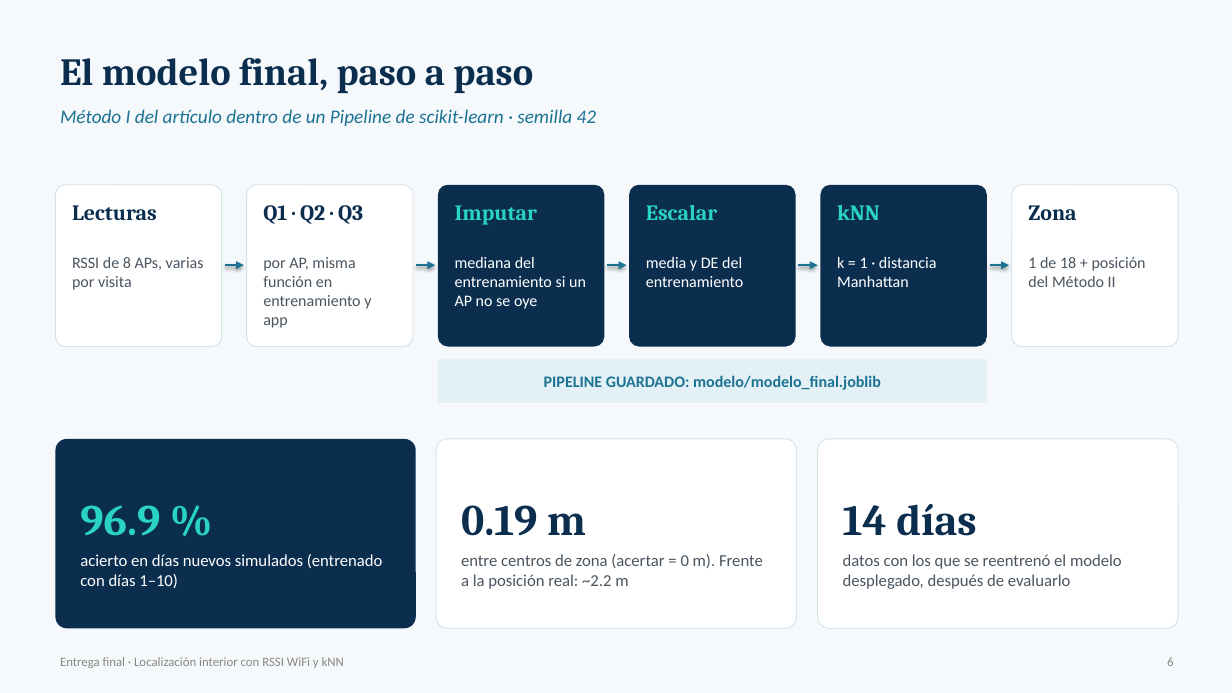
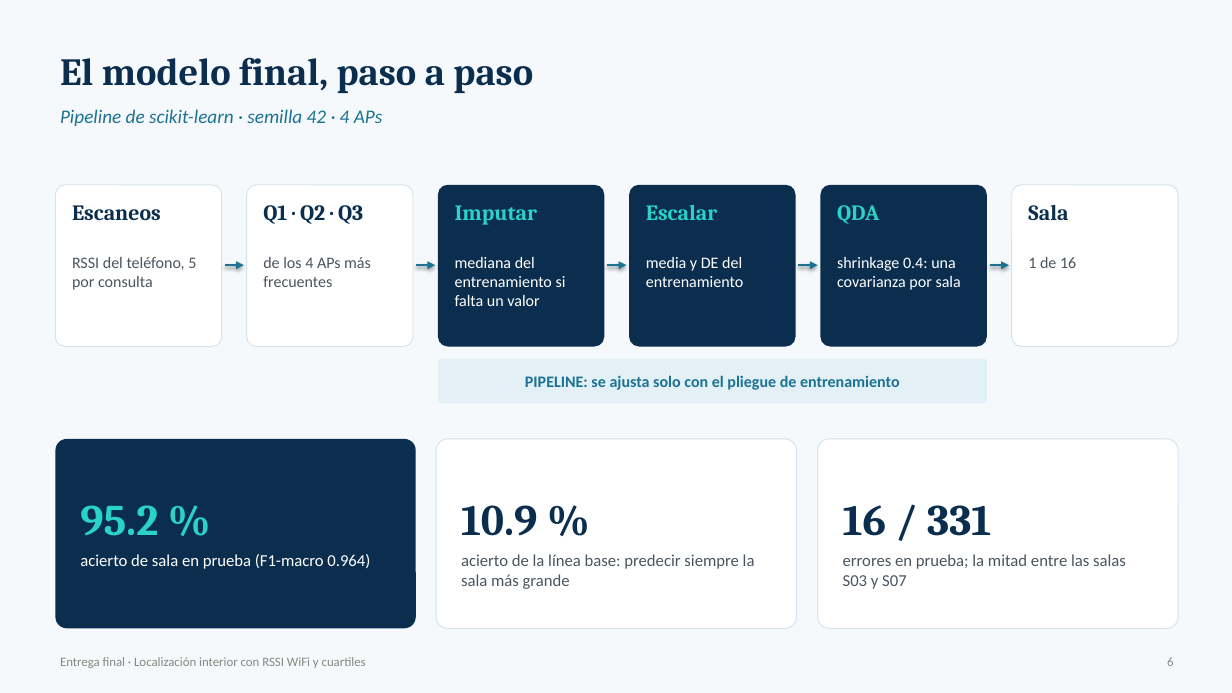
Before and after one commit to danielo2858-spec/ml1-localizacion-qaknn, a slide deck: slide 6 of Entrega_Final_Presentacion.pptx. Drawn at 1232x693 pixels with LibreOffice and Linux fonts; fonts in the diff are those of the drawing. Boxes give left, top, right and bottom in pixels: in the first picture for what was removed or moved away, otherwise in the second. Text is boxed around its words. In the diff, an @@ line names an element or a change of style, - is before the commit and + after.

```diff
--- a/Entrega_Final_Presentacion.pptx
+++ b/Entrega_Final_Presentacion.pptx
@@ text at [60,109,383,126]: text changed @@
-Método I del artículo dentro de un Pipeline de scikit-learn · semilla 42
+Pipeline de scikit-learn · semilla 42 · 4 APs
@@ text at [72,205,161,220]: text changed @@
-Lecturas
+Escaneos
@@ text at [837,205,879,224]: text changed @@
-kNN
+QDA
@@ text at [1028,205,1068,220]: text changed @@
-Zona
+Sala
@@ text at [72,257,196,290]: text changed @@
-RSSI de 8 APs, varias por visita
+RSSI del teléfono, 5 por consulta
@@ text at [263,257,371,287]: text changed @@
-por AP, misma función en entrenamiento y app
+de los 4 APs más frecuentes
@@ text at [455,257,566,306]: text changed @@
-mediana del entrenamiento si un AP no se oye
+mediana del entrenamiento si falta un valor
@@ text at [837,257,961,290]: text changed @@
-k = 1 · distancia Manhattan
+shrinkage 0.4: una covarianza por sala
@@ text at [1028,257,1076,268]: text changed @@
-1 de 18 + posición del Método II
+1 de 16
@@ text at [525,375,900,390]: text changed @@
-PIPELINE GUARDADO: modelo/modelo_final.joblib
+PIPELINE: se ajusta solo con el pliegue de entrenamiento
@@ text at [80,505,158,536]: text changed @@
-96.9 %
+95.2 %
@@ text at [461,505,537,536]: text changed @@
-0.19 m
+10.9 %
@@ text at [843,505,991,536]: text changed @@
-14 días
+16 / 331
@@ text at [80,554,370,569]: text changed @@
-acierto en días nuevos simulados (entrenado con días 1–10)
+acierto de sala en prueba (F1-macro 0.964)
@@ text at [461,554,755,589]: text changed @@
-entre centros de zona (acertar = 0 m). Frente a la posición real: ~2.2 m
+acierto de la línea base: predecir siempre la sala más grande
@@ text at [843,554,1126,589]: text changed @@
-datos con los que se reentrenó el modelo desplegado, después de evaluarlo
+errores en prueba; la mitad entre las salas S03 y S07
@@ text at [60,657,366,668]: text changed @@
-Entrega final · Localización interior con RSSI WiFi y kNN
+Entrega final · Localización interior con RSSI WiFi y cuartiles
```
Also in this commit, not shown: 10 other slides changed, 1 slide added, 3 slides removed, 15 other files.
